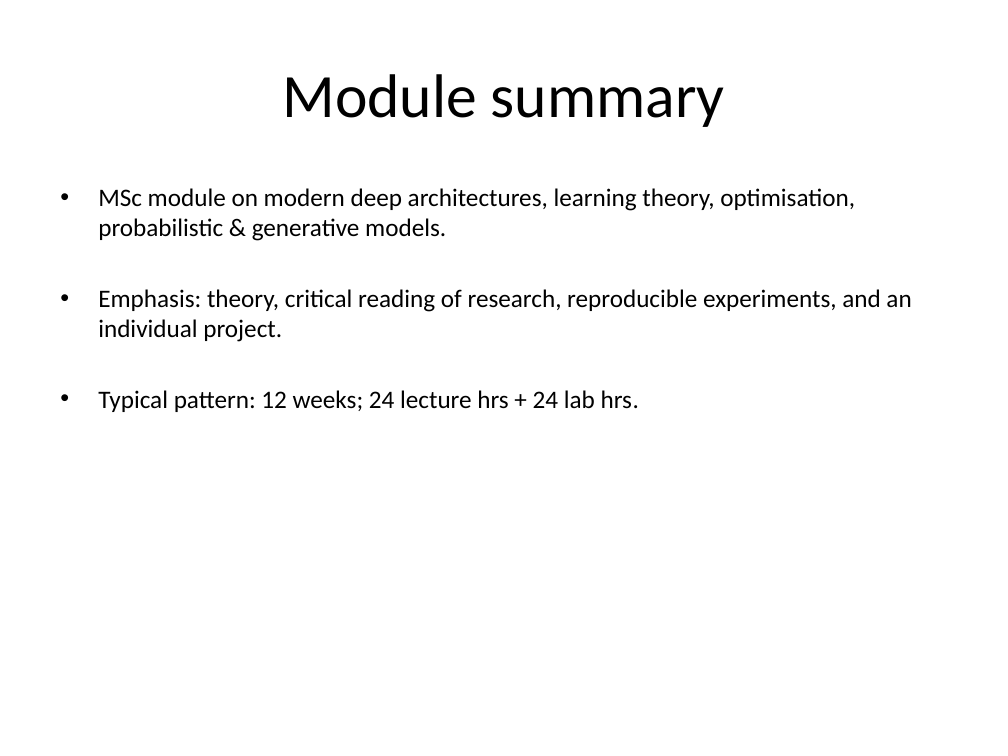
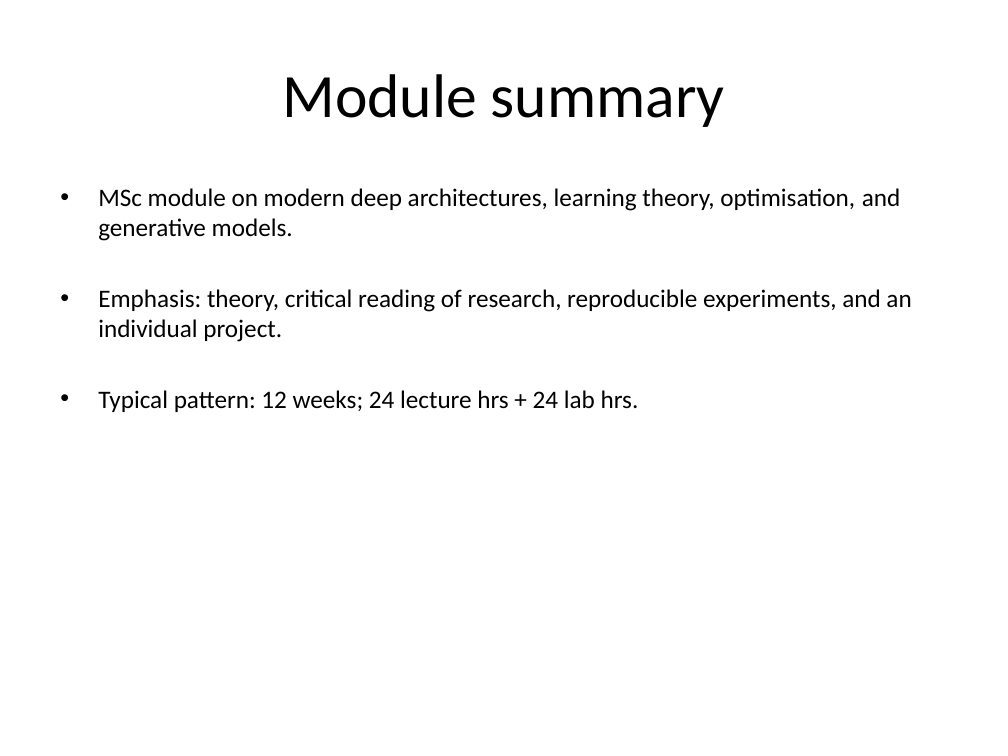
Before and after one commit to neelsoumya/teaching_neural_networks, a slide deck: slide 2 of Deep_Neural_Networks_Module.pptx. Drawn at 1008x756 pixels with LibreOffice and Linux fonts; fonts in the diff are those of the drawing. Boxes give left, top, right and bottom in pixels: in the first picture for what was removed or moved away, otherwise in the second. Text is boxed around its words. In the diff, an @@ line names an element or a change of style, - is before the commit and + after.

```diff
--- a/Deep_Neural_Networks_Module.pptx
+++ b/Deep_Neural_Networks_Module.pptx
@@ text at (x1=98, y1=188, x2=901, y2=241): text changed @@
-• MSc module on modern deep architectures, learning theory, optimisation, probabilistic & generative models.
+• MSc module on modern deep architectures, learning theory, optimisation, and generative models.
```
Also in this commit, not shown: 4 other slides changed, 3 other files.
